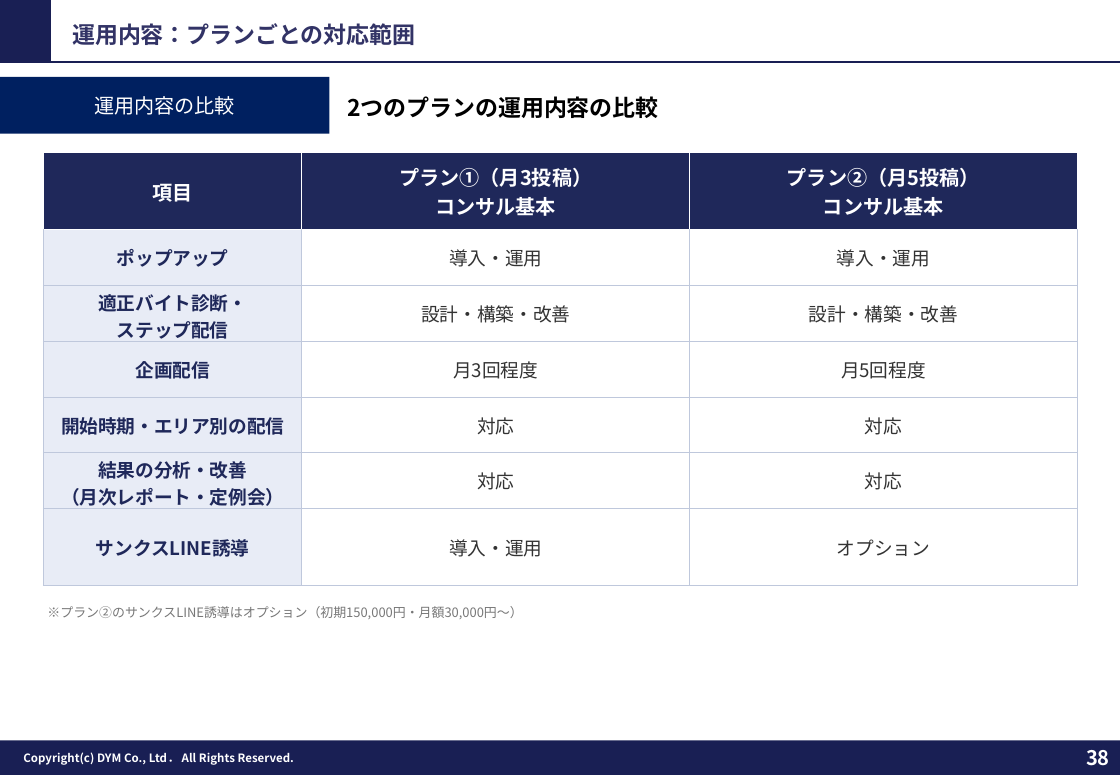
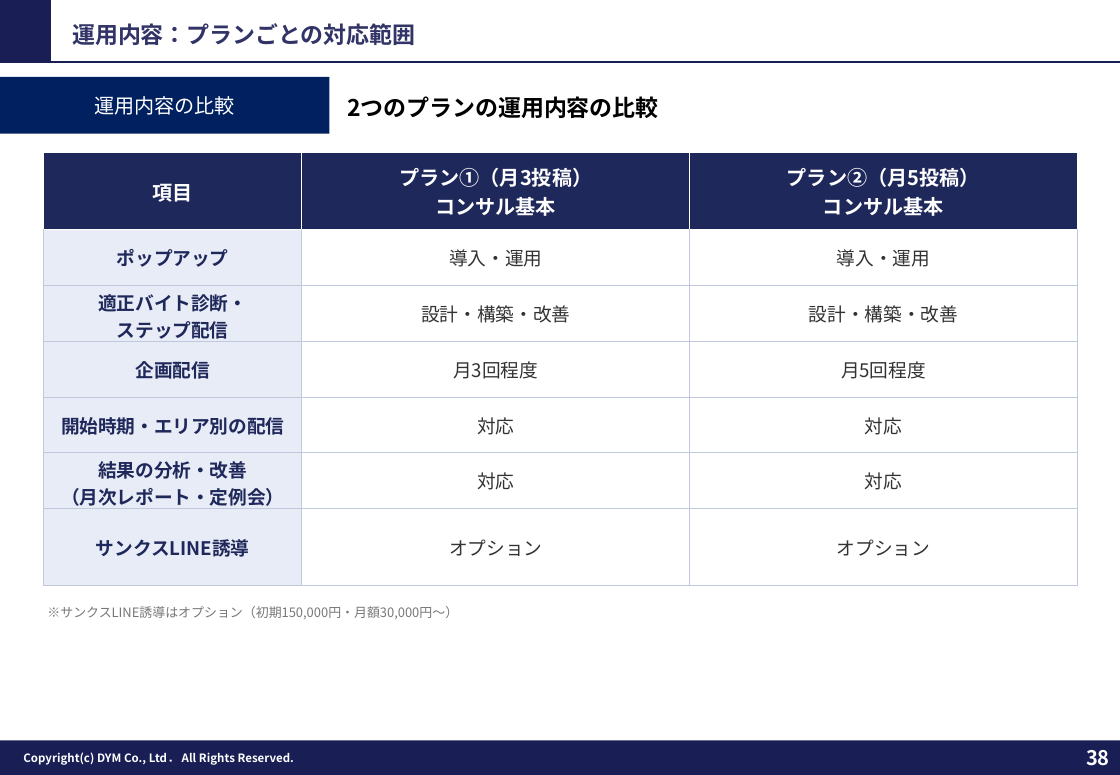
Before and after one commit to tonomura-r-dev/folder, a slide deck: slide 38 of 202610_株式会社ワクトリ御中_LINE公式アカウント運用のご提案_v2.pptx. Drawn at 1120x775 pixels with LibreOffice and Linux fonts; fonts in the diff are those of the drawing; background and template pictures are left out. Boxes give left, top, right and bottom in pixels: in the first picture for what was removed or moved away, otherwise in the second. Text is boxed around its words. In the diff, an @@ line names an element or a change of style, - is before the commit and + after.

```diff
--- a/202610_株式会社ワクトリ御中_LINE公式アカウント運用のご提案_v2.pptx
+++ b/202610_株式会社ワクトリ御中_LINE公式アカウント運用のご提案_v2.pptx
@@ table at (43, 153, 1078, 586) @@
-row 7, column 2: 導入・運用
+row 7, column 2: オプション
@@ text at (47, 606, 458, 619): text changed @@
-※プラン②のサンクスLINE誘導はオプション（初期150,000円・月額30,000円〜）
+※サンクスLINE誘導はオプション（初期150,000円・月額30,000円〜）
```
Also in this commit, not shown: 2 other slides changed, 7 other files.
